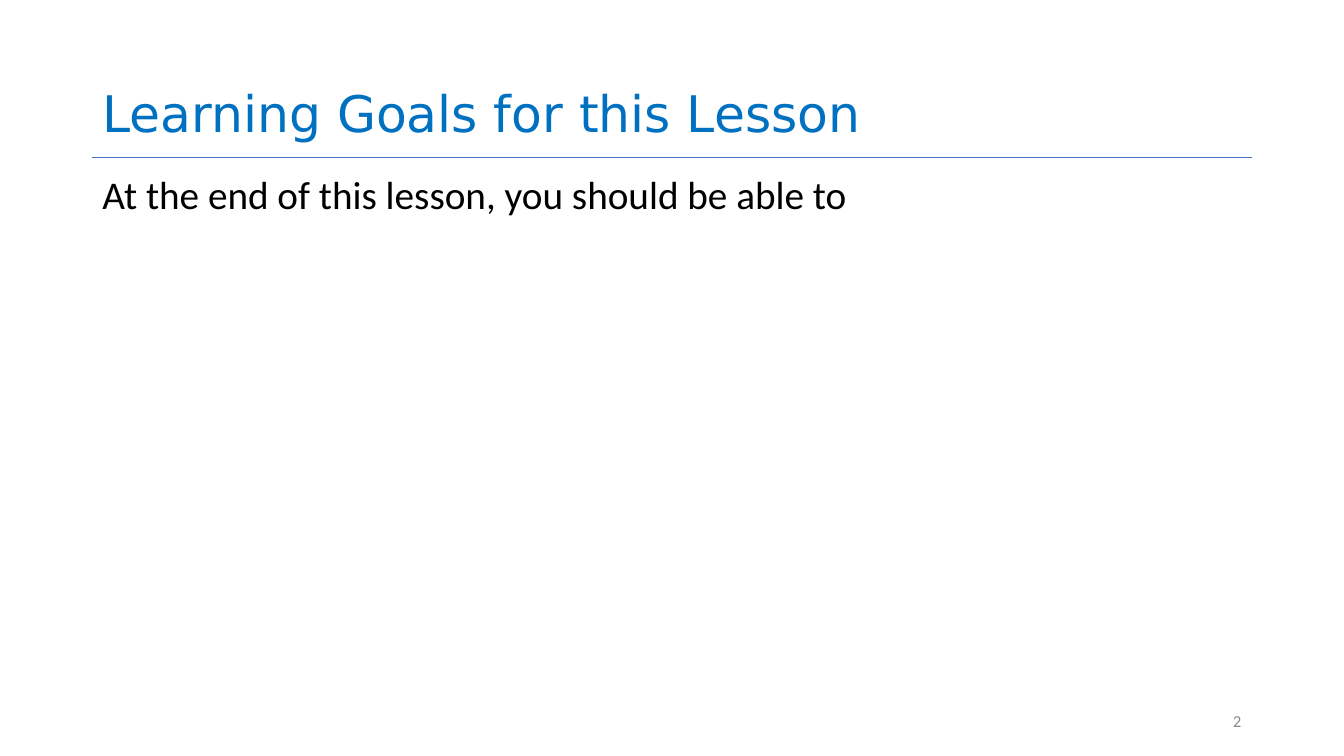
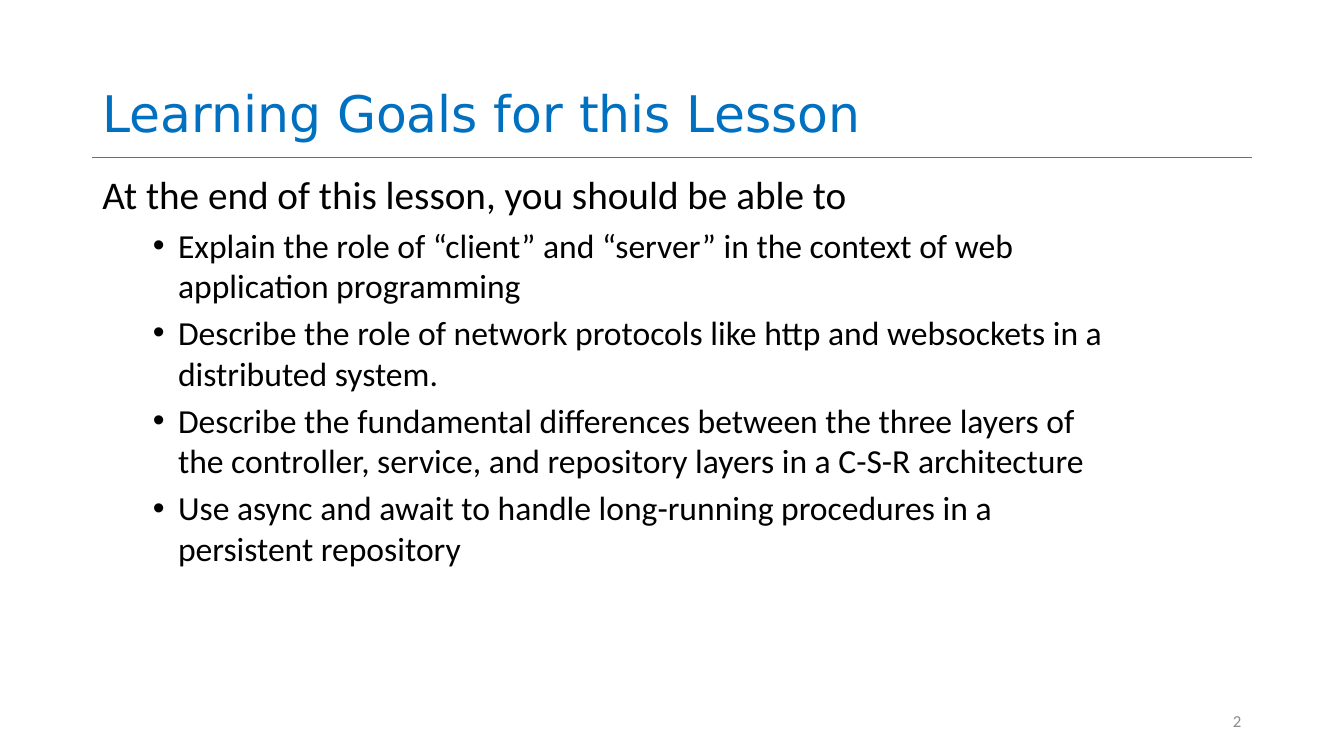
Before and after one commit to Preshit13/CS4530-Fall-2026, a slide deck: slide 2 of Slides/Module 04 Web Application Architecture.pptx. Drawn at 1344x756 pixels with LibreOffice and Linux fonts; fonts in the diff are those of the drawing. Boxes give left, top, right and bottom in pixels: in the first picture for what was removed or moved away, otherwise in the second. Text is boxed around its words. In the diff, an @@ line names an element or a change of style, - is before the commit and + after.

```diff
--- a/Slides/Module 04 Web Application Architecture.pptx
+++ b/Slides/Module 04 Web Application Architecture.pptx
@@ text at bbox=[178, 234, 1102, 567]: paragraphs added @@
+  • Explain the role of “client” and “server” in the context of web application programming
+  • Describe the role of network protocols like http and websockets in a distributed system.
+  • Describe the fundamental differences between the three layers of the controller, service, and repository layers in a C-S-R architecture
+  • Use async and await to handle long-running procedures in a persistent repository
```
Also in this commit, not shown: 5 other slides changed, 1 other file.
